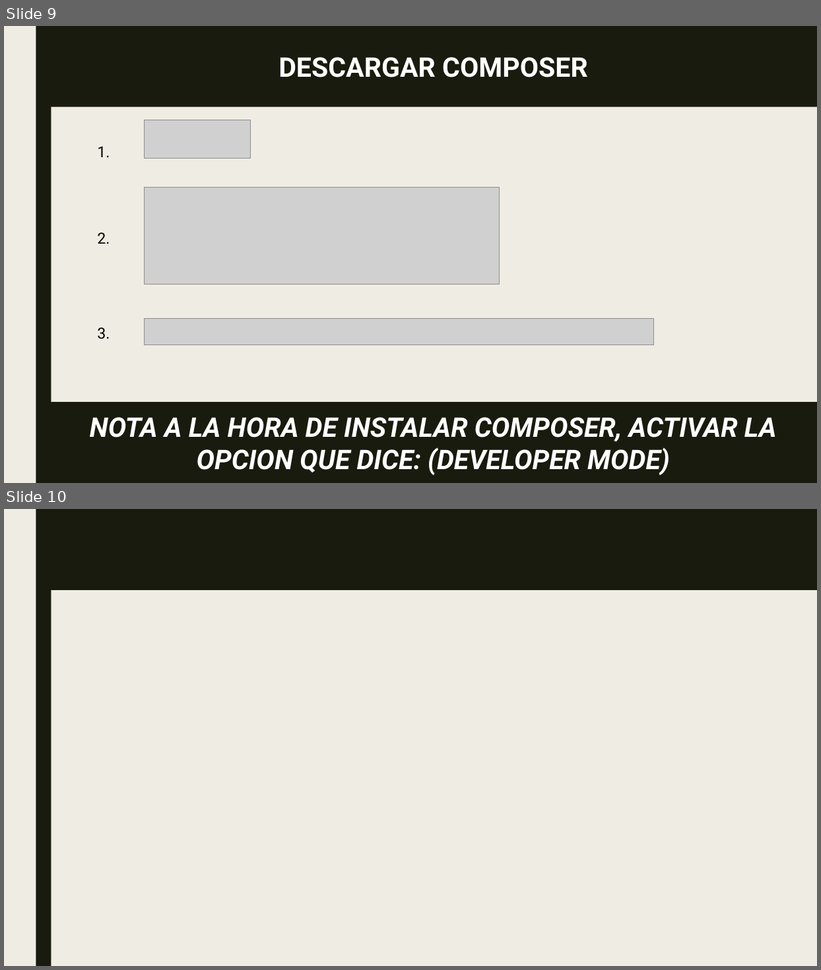
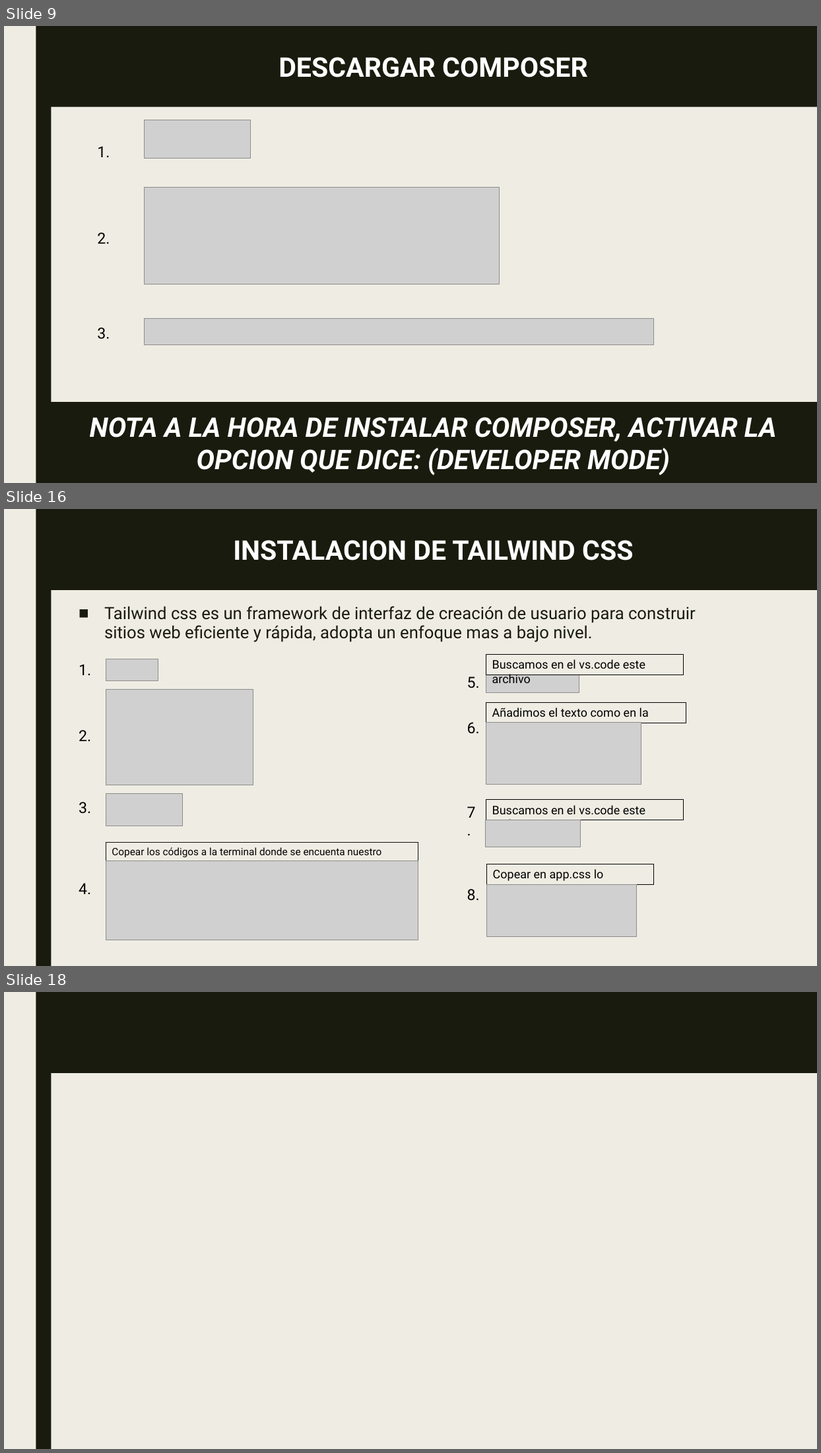
Before and after one commit to Jhonas0123/p-laravel, a slide deck: laravel.PPTX. Shown one above the other, each under a label of ours: slides 9 and 10 before the commit, slides 9, 16 and 18 after it; the slides between them are not shown. The pictures are 821x970 and 821x1453 pixels, drawn with LibreOffice and Linux fonts; fonts in the diff are those of the drawing; grey boxes stand for pictures. Boxes give left, top, right and bottom in pixels: in the first picture for what was removed or moved away, otherwise in the second. Text is boxed around its words. In the diff, an @@ line names an element or a change of style, - is before the commit and + after.

```diff
--- a/laravel.PPTX
+++ b/laravel.PPTX
@@ slide 16 added at bbox=[4, 509, 817, 966], background #EFEDE3; not listed: 1 template element that a slide beside it also shows @@
@@ rectangle added at bbox=[50, 509, 817, 590], fill #191B0E, 32 pt, text #FFFFFF, bold @@
+INSTALACION DE TAILWIND CSS
@@ text added at bbox=[104, 606, 696, 642], 20 pt, text #191B0E @@
+■ Tailwind css es un framework de interfaz de creación de usuario para construir sitios web eficiente y rápida, adopta un enfoque mas a bajo nivel.
@@ text added at bbox=[79, 664, 91, 675], 18 pt, text #000000 @@
+1.
@@ picture added at bbox=[106, 659, 158, 681] @@
@@ rectangle added at bbox=[486, 654, 684, 675], outline #000000 0.75 pt, 14 pt, text #000000 @@
+Buscamos en el vs.code este archivo
@@ text added at bbox=[467, 677, 480, 689], 18 pt, text #000000 @@
+5.
@@ picture added at bbox=[486, 675, 580, 692] @@
@@ picture added at bbox=[106, 690, 253, 786] @@
@@ rectangle added at bbox=[486, 702, 686, 723], outline #000000 0.75 pt, 14 pt, text #000000 @@
+Añadimos el texto como en la imagen
@@ text added at bbox=[467, 722, 480, 734], 18 pt, text #000000 @@
+6.
@@ picture added at bbox=[486, 722, 642, 785] @@
@@ text added at bbox=[79, 730, 91, 741], 18 pt, text #000000 @@
+2.
@@ text added at bbox=[79, 802, 91, 814], 18 pt, text #000000 @@
+3.
@@ picture added at bbox=[106, 794, 183, 826] @@
@@ rectangle added at bbox=[486, 800, 684, 821], outline #000000 0.75 pt, 14 pt, text #000000 @@
+Buscamos en el vs.code este archivo
@@ text added at bbox=[467, 807, 476, 818], 18 pt, text #000000 @@
+7.
@@ picture added at bbox=[486, 820, 581, 848] @@
@@ rectangle added at bbox=[106, 843, 418, 861], outline #0D0D0D 0.75 pt, 12 pt, text #000000 @@
+Copear los códigos a la terminal donde se encuenta nuestro proyecto
@@ picture added at bbox=[106, 861, 418, 941] @@
@@ rectangle added at bbox=[487, 864, 653, 885], outline #000000 0.75 pt, 14 pt, text #000000 @@
+Copear en app.css lo siguiente
@@ text added at bbox=[79, 883, 91, 894], 18 pt, text #000000 @@
+4.
@@ picture added at bbox=[487, 885, 637, 937] @@
@@ text added at bbox=[467, 889, 480, 901], 18 pt, text #000000 @@
+8.
@@ what was slide 10 is now slide 18 @@
```
Also in this commit, not shown: 8 other slides added.
